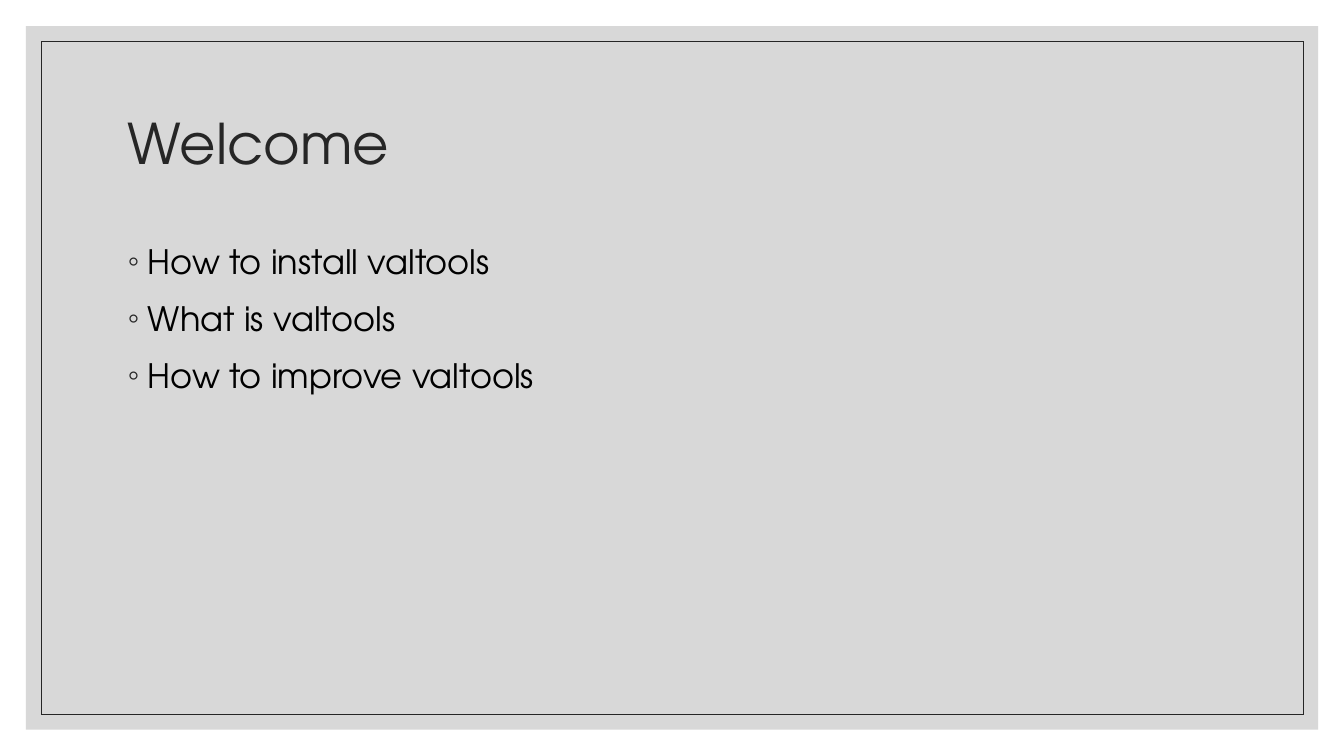
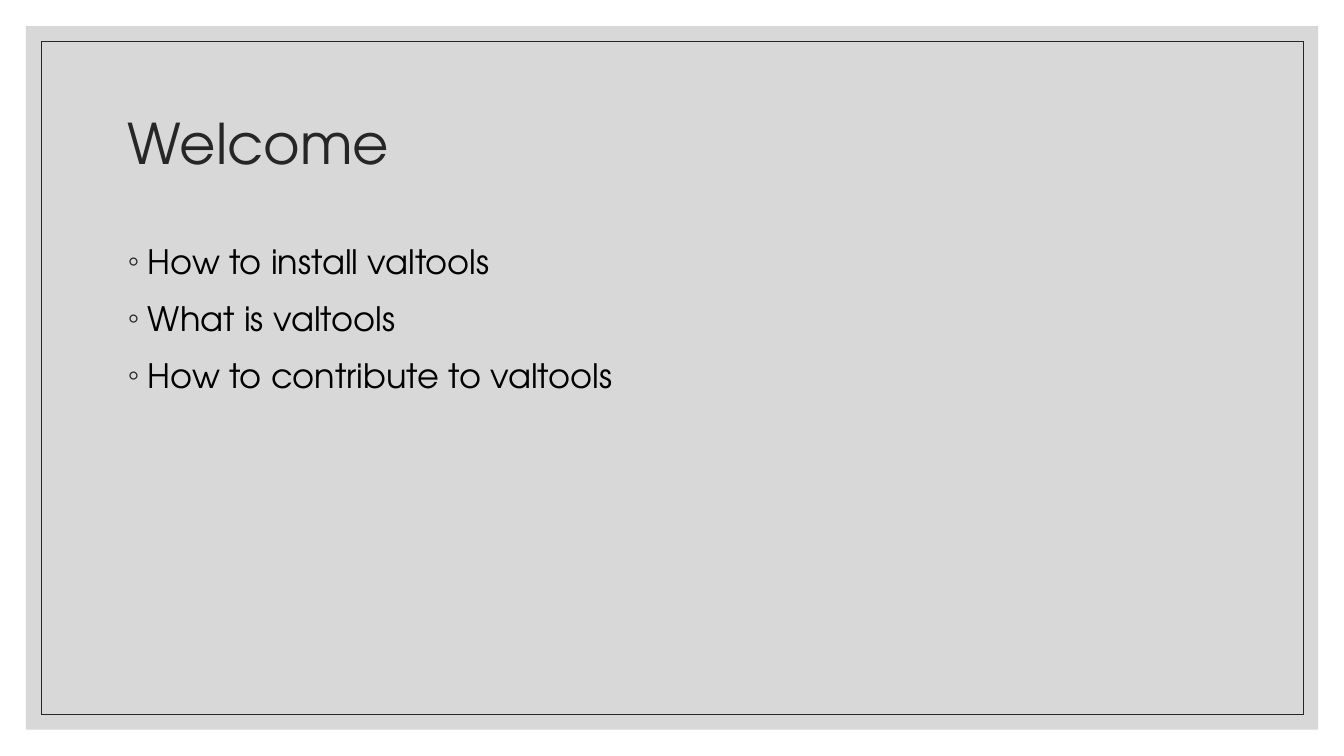
Before and after one commit to FredHutch/R_Package_Validation_Tutorial, a slide deck: slide 2 of Slides/Slides-03-Intro_to_Valtools/Slides-03-Intro-Valtools.pptx. Drawn at 1344x756 pixels with LibreOffice and Linux fonts; fonts in the diff are those of the drawing. Boxes give left, top, right and bottom in pixels: in the first picture for what was removed or moved away, otherwise in the second. Text is boxed around its words. In the diff, an @@ line names an element or a change of style, - is before the commit and + after.

```diff
--- a/Slides/Slides-03-Intro_to_Valtools/Slides-03-Intro-Valtools.pptx
+++ b/Slides/Slides-03-Intro_to_Valtools/Slides-03-Intro-Valtools.pptx
@@ text at [148, 363, 613, 389]: text changed @@
-◦ How to improve valtools
+◦ How to contribute to valtools
```
Also in this commit, not shown: 3 other slides changed, 2 slides added, 2 slides removed, 22 other files.
